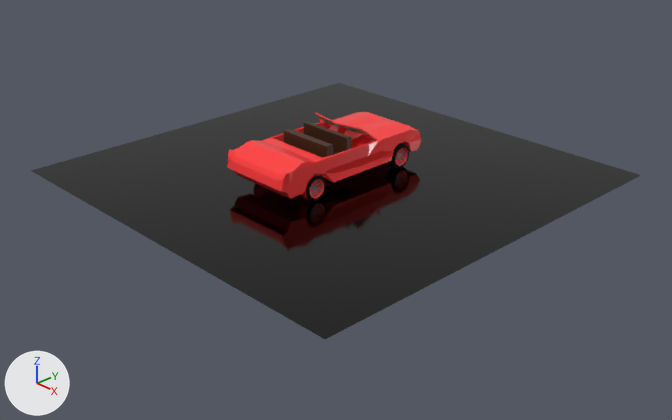
An edit to the Blender file Blender/BroomBroom4.blend, drawn before and after from the same camera.
Camera for both pictures: a 50 mm lens placed at (12.97, -12.27, 6.83), pointed at (0.54, -0.32, -1.14). Lighting does not change. The marker at lower left points along +X, +Y and +Z.

The older version as bpy lines, for what is in view:
```python
me_cube = bpy.data.meshes.new('Cube')
me_cube.from_pydata(...)  # 787 vertices, 752 faces; spans x -3.32..0.0, y -2.72..11.66, z -2.2..1.91
# faces by material slot: [667, 1, 48, 19, 3, 14]
me_cube.materials.append(mat_material)  # red #ff3a3a
me_cube.materials.append(mat_material_002)  # white #fff1fb
me_cube.materials.append(mat_material_003)  # black #000000
me_cube.materials.append(mat_material_005)  # grey #707070
me_cube.materials.append(mat_window)  # cyan #ace7e4
me_cube.materials.append(mat_material_006)  # brown #422a1c
me_plane_001 = bpy.data.meshes.new('Plane.001')
me_plane_001.from_pydata([(-4.48, -4.95, -0.01), (4.48, -4.95, -0.01), (-4.48, 4.01, -0.01), (4.48, 4.01, -0.01)], [], [(0, 1, 3, 2)])
me_plane_001.materials.append(mat_material_001)  # black #000000
ob_cube = bpy.data.objects.new('Cube', me_cube)
ob_cube.location = (0.0, 1.2, -0.07)
ob_cube.scale = (-0.273, -0.273, -0.273)
_m = ob_cube.modifiers.new('Mirror', 'MIRROR')
_m.use_clip = True
ob_plane = bpy.data.objects.new('Plane', me_plane_001)
ob_plane.location = (0.04, 0.58, -0.58)
```
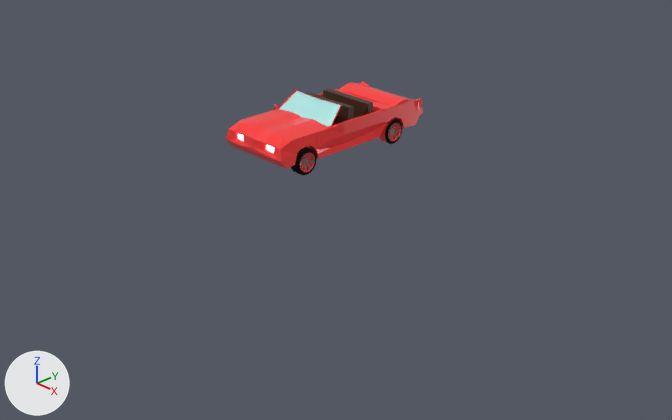
The change, as a diff of the scene's bpy script:
```diff
--- a/Blender/BroomBroom4.blend.py
+++ b/Blender/BroomBroom4.blend.py
@@ me_cube @@
 me_cube.from_pydata(...)  # 787 vertices, 752 faces; spans x -3.32..0.0, y -2.72..11.66, z -2.2..1.91
 # used by ob_cube; location = (0.0, 1.2, -0.07); scale = (-0.273, -0.273, -0.273)
+# me_cube part 1: the loose piece of 235 vertices spanning x -3.02..0.0, y -2.72..8.33, z -2.2..1.0 is scaled about its middle by (0.273, 0.273, -0.273), then moved by (1.1, -3.29, 1.3)
+# me_cube part 2: the loose piece of 76 vertices spanning x -3.1..0.0, y 7.25..11.66, z -1.3..1.03 is scaled about its middle by (0.273, 0.273, -0.273), then moved by (1.13, -8.12, 0.71)
+# me_cube part 3: the loose piece of 224 vertices spanning x -3.06..-2.33, y -1.33..0.59, z -0.02..1.91 is scaled about its middle by (0.273, 0.273, -0.273), then moved by (1.96, -0.98, -0.67)
+# me_cube part 4: the loose piece of 224 vertices spanning x -3.06..-2.33, y 7.48..9.41, z -0.02..1.91 is scaled about its middle by (0.273, 0.273, -0.273), then moved by (1.96, -7.38, -0.67)
+# me_cube part 5: the loose piece of 12 vertices spanning x -3.32..-3.0, y 2.05..2.25, z -1.12..-0.91 is scaled about its middle by (0.273, 0.273, -0.273), then moved by (2.3, -2.81, 1.83)
 me_cube.materials.append(mat_material)
@@ ob_cube @@
 ob_cube = bpy.data.objects.new('Cube', me_cube)
-ob_cube.location = (0.0, 1.2, -0.07)
-ob_cube.scale = (-0.273, -0.273, -0.273)
+ob_cube.location = (0.0, 0.0, 0.0)
 _m = ob_cube.modifiers.new('Mirror', 'MIRROR')
@@ ob_plane @@
 ob_plane.location = (0.04, 0.58, -0.58)
+ob_plane.hide_set(True)
```

What differs and where, as boxes [x1, y1, x2, y2] in the pictures (672 x 420 px; the box of a moved part takes in the faces that stretch with it):
'Plane', hidden (black): before [31, 83, 641, 339]
'Cube', reshaped, moved, rescaled: before [227, 112, 421, 201]; after [226, 81, 423, 175]
part 1 of me_cube, moved or reshaped: before [264, 112, 421, 183]; after [226, 88, 393, 169]
part 2 of me_cube, moved or reshaped: before [227, 138, 327, 199]; after [336, 81, 423, 128]
part 3 of me_cube, moved or reshaped: before [350, 131, 409, 169]; after [291, 147, 317, 175]
part 4 of me_cube, moved or reshaped: before [301, 174, 326, 201]; after [380, 118, 402, 144]
part 5 of me_cube, moved or reshaped: before [320, 119, 382, 143]; after [274, 104, 337, 129]
